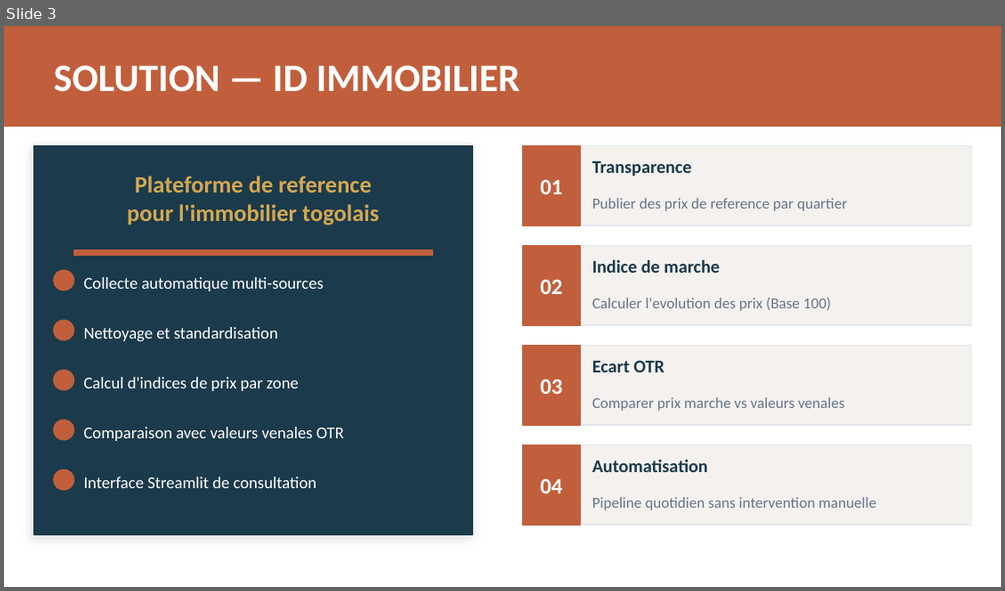
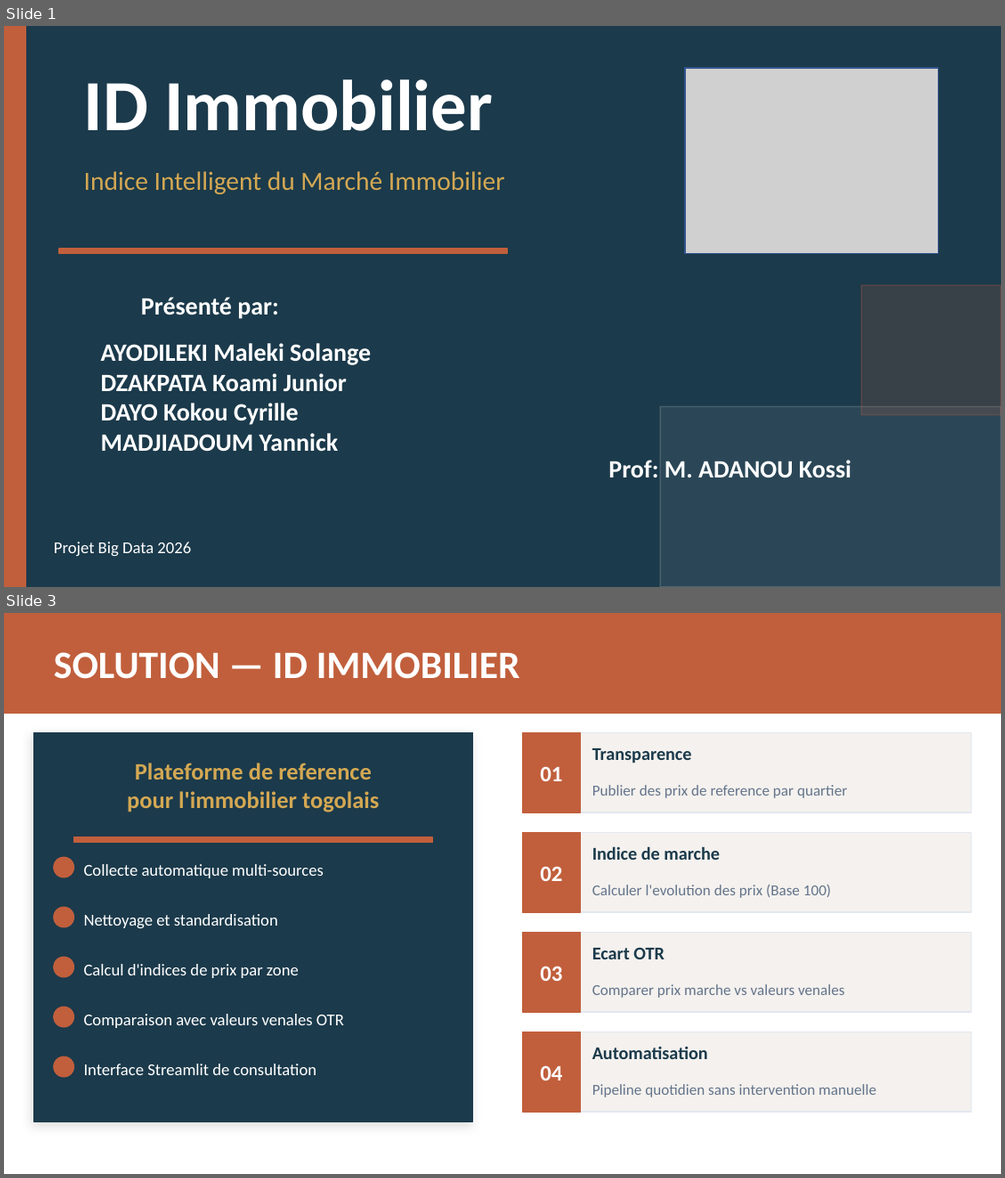
Before and after one commit to yannick-maya/V2_Projet_ID_Immobilier-pipeline, a slide deck: Documents/id_immobilier_presentation.pptx. Shown one above the other, each under a label of ours: slide 3 before the commit, slides 1 and 3 after it; the slides between them are not shown. The pictures are 1005x591 and 1005x1178 pixels, drawn with LibreOffice and Linux fonts; fonts in the diff are those of the drawing; grey boxes stand for pictures. Boxes give left, top, right and bottom in pixels: in the first picture for what was removed or moved away, otherwise in the second. Text is boxed around its words. In the diff, an @@ line names an element or a change of style, - is before the commit and + after.

```diff
--- a/Documents/id_immobilier_presentation.pptx
+++ b/Documents/id_immobilier_presentation.pptx
@@ slide 1 added at bbox=[4, 26, 1001, 587], background #1B3A4B @@
@@ rectangle added at bbox=[4, 26, 26, 586], fill #C15F3C, outline #C15F3C 1 pt @@
@@ picture added at bbox=[685, 68, 938, 253] @@
@@ text added at bbox=[84, 79, 493, 131], 52 pt, text #FFFFFF, bold @@
+ID Immobilier
@@ text added at bbox=[84, 171, 505, 194], 19 pt, text #D4A853 @@
+Indice Intelligent du Marché Immobilier
@@ rectangle added at bbox=[59, 248, 508, 253], fill #C15F3C, outline #C15F3C 1 pt @@
@@ rectangle added at bbox=[861, 285, 1001, 415], fill #C15F3C at 18% opacity, outline #C15F3C 1 pt @@
@@ text added at bbox=[141, 297, 278, 319], 18 pt, text #FFFFFF, bold @@
+Présenté par:
@@ text added at bbox=[101, 343, 371, 451], 18 pt, text #FFFFFF, bold @@
+AYODILEKI Maleki Solange
+DZAKPATA Koami Junior
+DAYO Kokou Cyrille
+MADJIADOUM Yannick
@@ rectangle added at bbox=[660, 407, 1001, 587], fill #FFFFFF at 7% opacity, outline #FFFFFF 1 pt @@
@@ text added at bbox=[608, 459, 851, 477], 18 pt, text #FFFFFF, bold @@
+Prof: M. ADANOU Kossi
@@ text added at bbox=[54, 541, 191, 556], 12 pt, text #FFFFFF @@
+Projet Big Data 2026
```
Also in this commit, not shown: 8 slides changed, 2 other slides added, 1 slide removed, 16 other files.
